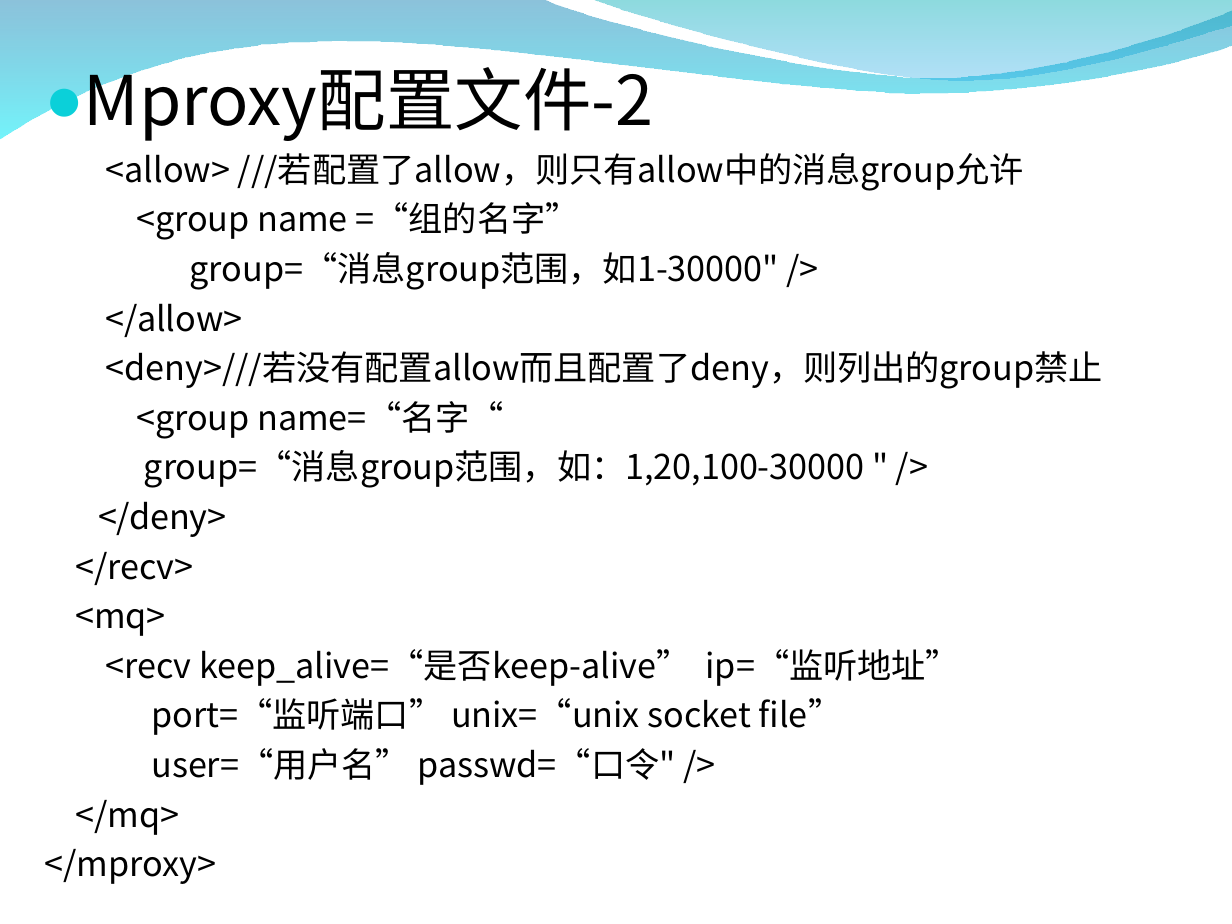
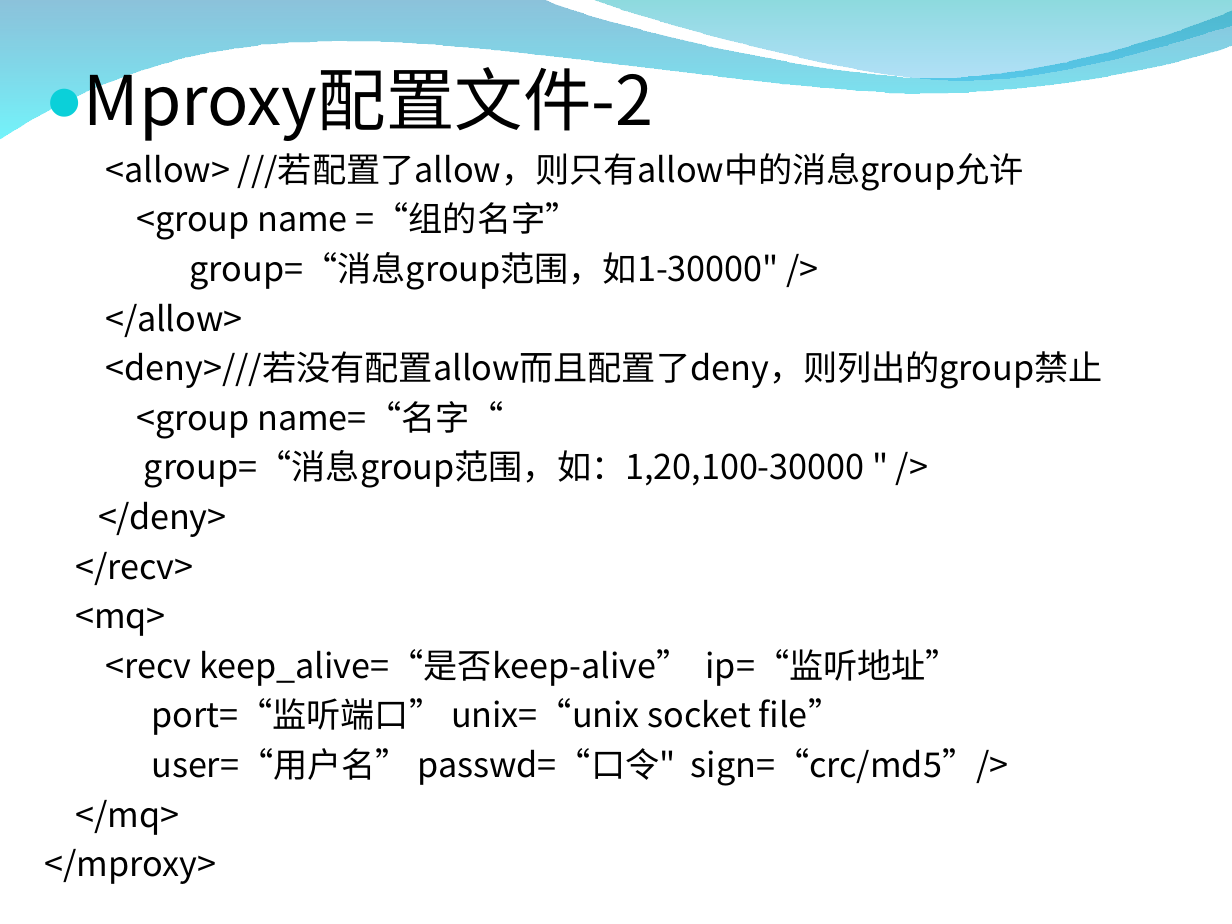
Before and after one commit to burstas/cwinux-mq, a slide deck: slide 11 of mq/doc/mq_introduce.ppt. Drawn at 1232x924 pixels with LibreOffice and Linux fonts; fonts in the diff are those of the drawing; background and template pictures are left out. Boxes give left, top, right and bottom in pixels: in the first picture for what was removed or moved away, otherwise in the second. Text is boxed around its words. In the diff, an @@ line names an element or a change of style, - is before the commit and + after.

```diff
--- a/mq/doc/mq_introduce.ppt
+++ b/mq/doc/mq_introduce.ppt
@@ text at (x1=151, y1=748, x2=1009, y2=786): text changed @@
-user=“用户名” passwd=“口令" />
+user=“用户名” passwd=“口令" sign=“crc/md5”/>
```
Also in this commit, not shown: 12 other slides changed, 10 slides added, 1 other file.
